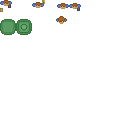
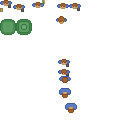
Layers edited between the first and the second 128px x 128px image:
painted on "spritesheet.png" over [13, 4, 77, 113]
